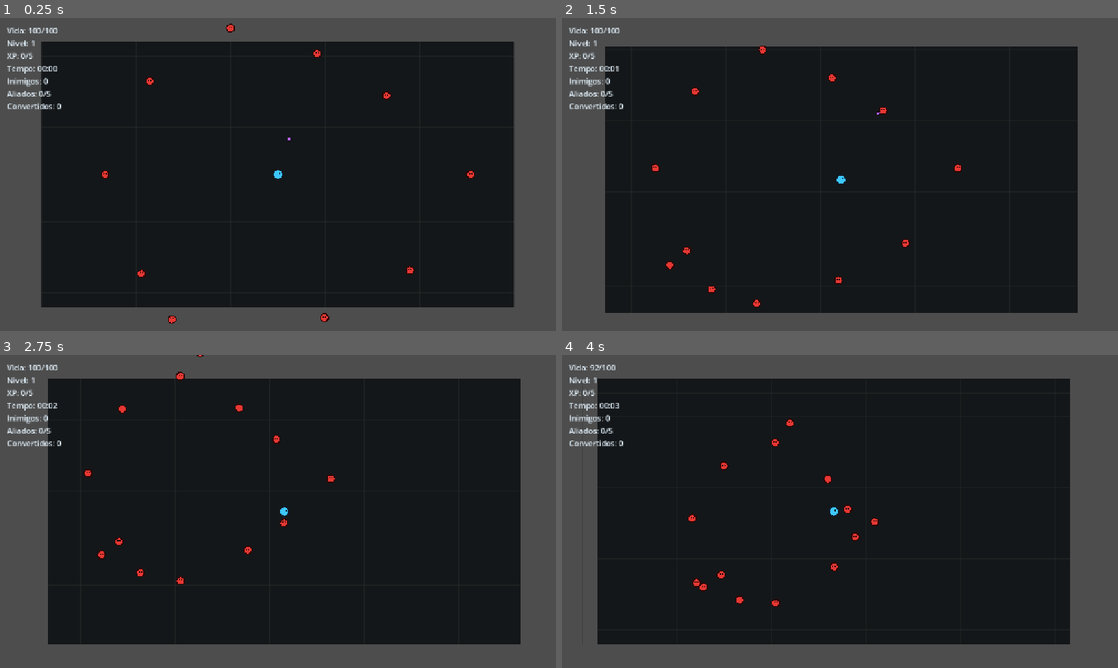
Above: before the commit, frames 1-4 (two rows, left to right).
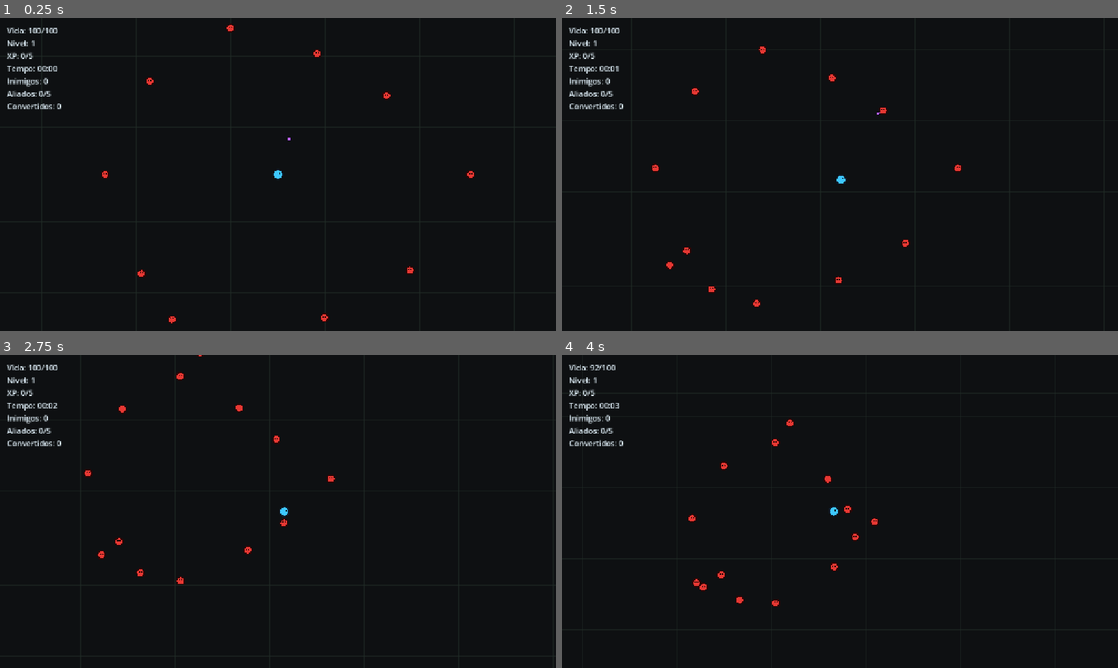
Above: after the commit, the same moments.

Repository: Hadamanthis/horde_vs
Game: Godot game, scene res://scenes/Game.tscn
Two runs of this game, one before a commit and one after it. Both use one fixed random seed, a clock stepped at 60 frames per second and the inputs below.
Inputs:
- Up to frame 1 (0.25 s): no input
- Up to frame 2 (1.5 s): hold D 0.53-1.28 s; hold 1 0.53-1.28 s; tap 2 at 0.8, 1.35 s; hold S from 1.28 s (still down)
- Up to frame 3 (2.75 s): tap 3 at 1.55 s; release S at 2.03 s; hold D from 2.03 s (still down); hold 3 from 2.03 s (still down); tap 1 at 2.3 s
- Up to frame 4 (4 s): release D at 2.78 s; release 3 at 2.78 s; hold W 2.78-3.53 s; tap 1 at 2.85 s; tap 2 at 3.05 s; hold A from 3.53 s (still down); hold 2 from 3.53 s (still down); tap 3 at 3.8 s

The runs differ from the first frame. In frame 1, 28% of the frame differs, in the area x 0-100%, y 0-100%; in frame 2, 27%; in frame 3, 28%; in frame 4, 28%.

Commit message:
Adiciona upgrades e melhora leitura visual

Diff:
--- a/scenes/Game.tscn
+++ b/scenes/Game.tscn
@@ -20,7 +20,7 @@
 offset_left = 16.0
 offset_top = 16.0
 offset_right = 320.0
-offset_bottom = 160.0
+offset_bottom = 230.0
 theme_override_colors/font_color = Color(0.9, 0.96, 1, 1)
 theme_override_font_sizes/font_size = 18
 text = "Vida: 100/100"
@@ -76,3 +76,52 @@
 text = "Nivel 2"
 horizontal_alignment = 1
 vertical_alignment = 1
+
+[node name="UpgradePanel" type="PanelContainer" parent="HUD"]
+visible = false
+anchors_preset = 8
+anchor_left = 0.5
+anchor_top = 0.5
+anchor_right = 0.5
+anchor_bottom = 0.5
+offset_left = -260.0
+offset_top = -150.0
+offset_right = 260.0
+offset_bottom = 150.0
+grow_horizontal = 2
+grow_vertical = 2
+
+[node name="Margin" type="MarginContainer" parent="HUD/UpgradePanel"]
+layout_mode = 2
+theme_override_constants/margin_left = 18
+theme_override_constants/margin_top = 18
+theme_override_constants/margin_right = 18
+theme_override_constants/margin_bottom = 18
+
+[node name="VBox" type="VBoxContainer" parent="HUD/UpgradePanel/Margin"]
+layout_mode = 2
+theme_override_constants/separation = 10
+
+[node name="Title" type="Label" parent="HUD/UpgradePanel/Margin/VBox"]
+layout_mode = 2
+theme_override_font_sizes/font_size = 22
+text = "Escolha um upgrade"
+horizontal_alignment = 1
+
+[node name="Upgrade1" type="Button" parent="HUD/UpgradePanel/Margin/VBox"]
+custom_minimum_size = Vector2(0, 58)
+layout_mode = 2
+theme_override_font_sizes/font_size = 16
+text = "1. Upgrade"
+
+[node name="Upgrade2" type="Button" parent="HUD/UpgradePanel/Margin/VBox"]
+custom_minimum_size = Vector2(0, 58)
+layout_mode = 2
+theme_override_font_sizes/font_size = 16
+text = "2. Upgrade"
+
+[node name="Upgrade3" type="Button" parent="HUD/UpgradePanel/Margin/VBox"]
+custom_minimum_size = Vector2(0, 58)
+layout_mode = 2
+theme_override_font_sizes/font_size = 16
+text = "3. Upgrade"
--- a/scripts/entities/ally.gd
+++ b/scripts/entities/ally.gd
@@ -21,12 +21,12 @@
 	player = target_player
 	game = game_node
 	slot_index = index
-	slot_count = max(count, 1)
+	slot_count = maxi(count, 1)
 
 
 func update_orbit_slot(index: int, count: int) -> void:
 	slot_index = index
-	slot_count = max(count, 1)
+	slot_count = maxi(count, 1)
 
 
 func _ready() -> void:
@@ -38,13 +38,13 @@
 		return
 
 	_orbit_time += delta * orbit_speed
-	_attack_timer = max(_attack_timer - delta, 0.0)
+	_attack_timer = maxf(_attack_timer - delta, 0.0)
 
 	# A orbita evita IA complexa e deixa a horda facil de ler ao redor do jogador.
 	var ring: int = floori(float(slot_index) / 10.0)
-	var members_in_ring: int = min(slot_count - ring * 10, 10)
+	var members_in_ring: int = mini(slot_count - ring * 10, 10)
 	var local_index: int = slot_index - ring * 10
-	var angle_step: float = TAU / max(float(members_in_ring), 1.0)
+	var angle_step: float = TAU / maxf(float(members_in_ring), 1.0)
 	var angle: float = local_index * angle_step + _orbit_time + ring * 0.55
 	var desired_position: Vector2 = player.global_position + Vector2.RIGHT.rotated(angle) * (orbit_radius + ring * 28.0)
 
--- a/scripts/entities/enemy.gd
+++ b/scripts/entities/enemy.gd
@@ -36,7 +36,7 @@
 	move_and_slide()
 
 	# Dano por contato usa distancia, nao colisao fisica, para manter o prototipo simples.
-	_contact_timer = max(_contact_timer - delta, 0.0)
+	_contact_timer = maxf(_contact_timer - delta, 0.0)
 	if to_player.length() <= contact_range and _contact_timer == 0.0:
 		if player.has_method("take_damage"):
 			player.take_damage(contact_damage)
--- a/scripts/entities/player.gd
+++ b/scripts/entities/player.gd
@@ -38,13 +38,21 @@
 	if current_health <= 0:
 		return
 
-	current_health = max(current_health - amount, 0)
+	current_health = maxi(current_health - amount, 0)
 	_hit_flash_time = 0.12
 	health_changed.emit(current_health, max_health)
 	queue_redraw()
 
 	if current_health == 0:
 		died.emit()
+
+
+func increase_max_health(amount: int) -> void:
+	# Upgrade defensivo: aumenta vida maxima e cura o mesmo valor para ser sentido na hora.
+	max_health += amount
+	current_health = mini(current_health + amount, max_health)
+	health_changed.emit(current_health, max_health)
+	queue_redraw()
 
 
 func set_control_enabled(is_enabled: bool) -> void:
--- a/scripts/entities/xp_orb.gd
+++ b/scripts/entities/xp_orb.gd
@@ -39,9 +39,9 @@
 
 
 func _draw() -> void:
-	# Cristal amarelo/verde para diferenciar recurso de inimigo e aliado.
+	# Cristal alto contraste: brilho ciano + nucleo amarelo para aparecer no chao escuro.
 	var pulse: float = 1.0 + sin(_pulse_time * 8.0) * 0.12
-	var radius: float = 5.0 * pulse
+	var radius: float = 8.0 * pulse
 	var points: PackedVector2Array = PackedVector2Array([
 		Vector2(0.0, -radius),
 		Vector2(radius * 0.8, 0.0),
@@ -58,5 +58,7 @@
 		Color(0.75, 1.0, 0.35),
 	])
 
+	draw_circle(Vector2.ZERO, radius + 5.0, Color(0.02, 0.07, 0.08, 0.82))
+	draw_circle(Vector2.ZERO, radius + 2.0, Color(0.14, 0.95, 1.0, 0.38))
 	draw_polygon(points, fill_colors)
-	draw_polyline(outline, Color(0.16, 0.24, 0.08), 1.0)
+	draw_polyline(outline, Color(0.03, 0.08, 0.04), 2.0)
--- a/scripts/game/game.gd
+++ b/scripts/game/game.gd
@@ -4,6 +4,7 @@
 signal enemy_converted(enemy_type: String, conversion_position: Vector2)
 signal xp_collected(amount: int)
 signal level_up(new_level: int)
+signal upgrade_selected(upgrade_id: String)
 signal game_lost
 
 const ENEMY_SCENE: PackedScene = preload("res://scenes/entities/Enemy.tscn")
@@ -20,6 +21,7 @@
 
 # Referencias tipadas para os nos da cena principal.
 @onready var player: Player = $Player as Player
+@onready var player_camera: Camera2D = $Player/Camera2D as Camera2D
 @onready var entities: Node2D = $Entities as Node2D
 @onready var projectiles: Node2D = $Projectiles as Node2D
 @onready var xp_orbs: Node2D = $XPOrbs as Node2D
@@ -27,30 +29,93 @@
 @onready var hint_label: Label = $HUD/Hint as Label
 @onready var game_over_label: Label = $HUD/GameOver as Label
 @onready var level_up_label: Label = $HUD/LevelUpNotice as Label
+@onready var upgrade_panel: PanelContainer = $HUD/UpgradePanel as PanelContainer
+@onready var upgrade_button_1: Button = $HUD/UpgradePanel/Margin/VBox/Upgrade1 as Button
+@onready var upgrade_button_2: Button = $HUD/UpgradePanel/Margin/VBox/Upgrade2 as Button
+@onready var upgrade_button_3: Button = $HUD/UpgradePanel/Margin/VBox/Upgrade3 as Button
 
 var enemies: Array[Enemy] = []
 var allies: Array[Ally] = []
 var active_xp_orbs: Array[Node2D] = []
+var upgrade_buttons: Array[Button] = []
+var current_upgrade_choices: Array[Dictionary] = []
+var upgrade_pool: Array[Dictionary] = [
+	{
+		"id": "orb_damage",
+		"name": "Orbe mais forte",
+		"description": "+3 dano no projetil automatico.",
+	},
+	{
+		"id": "attack_speed",
+		"name": "Ritual apressado",
+		"description": "Ataque automatico 12% mais rapido.",
+	},
+	{
+		"id": "move_speed",
+		"name": "Passo sombrio",
+		"description": "+10% velocidade de movimento.",
+	},
+	{
+		"id": "conversion_chance",
+		"name": "Chamado sombrio",
+		"description": "+10% chance de converter inimigos.",
+	},
+	{
+		"id": "ally_limit",
+		"name": "Horda maior",
+		"description": "+2 limite de aliados.",
+	},
+	{
+		"id": "ally_damage",
+		"name": "Garras da horda",
+		"description": "Aliados causam +2 dano.",
+	},
+	{
+		"id": "max_health",
+		"name": "Sangue reserva",
+		"description": "+20 vida maxima e cura 20.",
+	},
+	{
+		"id": "pickup_range",
+		"name": "Ima de almas",
+		"description": "Cristais de XP sao atraidos de mais longe.",
+	},
+]
 
 var enemies_defeated: int = 0
 var allies_converted: int = 0
 var player_level: int = 1
 var current_xp: int = 0
 var xp_to_next_level: int = 5
+var ally_damage_bonus: int = 0
+var xp_magnet_bonus: float = 0.0
 var elapsed_time: float = 0.0
 var _spawn_timer: float = 0.0
 var _attack_timer: float = 0.0
 var _level_notice_timer: float = 0.0
+var _pending_upgrade_count: int = 0
+var _is_choosing_upgrade: bool = false
 var _game_is_over: bool = false
 
 
 func _ready() -> void:
 	randomize()
+	process_mode = Node.PROCESS_MODE_ALWAYS
+	upgrade_panel.process_mode = Node.PROCESS_MODE_ALWAYS
+	upgrade_panel.visible = false
+	upgrade_buttons.append(upgrade_button_1)
+	upgrade_buttons.append(upgrade_button_2)
+	upgrade_buttons.append(upgrade_button_3)
 
 	# Sinais deixam o Player avisar o Game sem conhecer a estrutura da cena inteira.
 	player.died.connect(_on_player_died)
 	player.health_changed.connect(_on_player_health_changed)
 
+	for index in range(upgrade_buttons.size()):
+		var button: Button = upgrade_buttons[index]
+		button.process_mode = Node.PROCESS_MODE_ALWAYS
+		button.pressed.connect(_select_upgrade.bind(index))
+
 	# Comecamos com slimes ao redor do jogador para testar o loop imediatamente.
 	for index in range(initial_enemy_count):
 		_spawn_enemy(index * TAU / initial_enemy_count)
@@ -63,6 +128,10 @@
 	if Input.is_key_pressed(KEY_R):
 		get_tree().reload_current_scene()
 
+	if _is_choosing_upgrade:
+		_process_upgrade_shortcuts()
+		return
+
 	# Depois da derrota, apenas o atalho de reinicio continua ativo.
 	if _game_is_over:
 		return
@@ -70,7 +139,7 @@
 	elapsed_time += delta
 	_spawn_timer -= delta
 	_attack_timer -= delta
-	_level_notice_timer = max(_level_notice_timer - delta, 0.0)
+	_level_notice_timer = maxf(_level_notice_timer - delta, 0.0)
 	level_up_label.visible = _level_notice_timer > 0.0
 
 	if _spawn_timer <= 0.0 and enemies.size() < max_enemies:
@@ -133,6 +202,9 @@
 	var orb: Node2D = XP_ORB_SCENE.instantiate() as Node2D
 	orb.global_position = spawn_position
 	orb.call("setup", player, amount)
+	if xp_magnet_bonus > 0.0:
+		var magnet_radius: float = float(orb.get("magnet_radius"))
+		orb.set("magnet_radius", magnet_radius + xp_magnet_bonus)
 	orb.connect("collected", Callable(self, "_on_xp_orb_collected"))
 	xp_orbs.add_child(orb)
 	active_xp_orbs.append(orb)
@@ -159,6 +231,7 @@
 	# O aliado nasce no ponto da morte para vender visualmente a conversao.
 	var ally: Ally = ALLY_SCENE.instantiate() as Ally
 	ally.global_position = spawn_position
+	ally.attack_damage += ally_damage_bonus
 	entities.add_child(ally)
 	allies.append(ally)
 	ally.setup(player, self, allies.size() - 1, allies.size())
@@ -188,7 +261,106 @@
 	xp_to_next_level = int(ceil(float(xp_to_next_level) * 1.35 + 3.0))
 	level_up_label.text = "Nivel %d" % player_level
 	_level_notice_timer = 1.4
+	_pending_upgrade_count += 1
 	level_up.emit(player_level)
+
+	if not _is_choosing_upgrade:
+		_open_upgrade_choices()
+
+
+func _open_upgrade_choices() -> void:
+	# Durante a escolha, pausamos a simulacao para o jogador decidir sem ser punido.
+	_is_choosing_upgrade = true
+	get_tree().paused = true
+	player.set_control_enabled(false)
+
+	current_upgrade_choices = _roll_upgrade_choices(3)
+	for index in range(upgrade_buttons.size()):
+		var upgrade: Dictionary = current_upgrade_choices[index]
+		var button: Button = upgrade_buttons[index]
+		button.text = "%d. %s\n%s" % [
+			index + 1,
+			String(upgrade["name"]),
+			String(upgrade["description"]),
+		]
+
+	upgrade_panel.visible = true
+	hint_label.text = "Escolha um upgrade com clique ou teclas 1/2/3"
+
+
+func _roll_upgrade_choices(amount: int) -> Array[Dictionary]:
+	var available_upgrades: Array[Dictionary] = []
+	var choices: Array[Dictionary] = []
+
+	for upgrade in upgrade_pool:
+		available_upgrades.append(upgrade)
+
+	while choices.size() < amount and available_upgrades.size() > 0:
+		var chosen_index: int = randi_range(0, available_upgrades.size() - 1)
+		choices.append(available_upgrades[chosen_index])
+		available_upgrades.remove_at(chosen_index)
+
+	return choices
+
+
+func _process_upgrade_shortcuts() -> void:
+	if Input.is_key_pressed(KEY_1):
+		_select_upgrade(0)
+	elif Input.is_key_pressed(KEY_2):
+		_select_upgrade(1)
+	elif Input.is_key_pressed(KEY_3):
+		_select_upgrade(2)
+
+
+func _select_upgrade(choice_index: int) -> void:
+	if not _is_choosing_upgrade or choice_index >= current_upgrade_choices.size():
+		return
+
+	var upgrade: Dictionary = current_upgrade_choices[choice_index]
+	var upgrade_id: String = String(upgrade["id"])
+	_apply_upgrade(upgrade_id)
+	upgrade_selected.emit(upgrade_id)
+
+	_pending_upgrade_count = maxi(_pending_upgrade_count - 1, 0)
+	if _pending_upgrade_count > 0:
+		_open_upgrade_choices()
+		return
+
+	_is_choosing_upgrade = false
+	current_upgrade_choices.clear()
+	upgrade_panel.visible = false
+	hint_label.text = "WASD/setas movem. Ataque automatico. R reinicia."
+	player.set_control_enabled(true)
+	get_tree().paused = false
+	_update_hud()
+
+
+func _apply_upgrade(upgrade_id: String) -> void:
+	match upgrade_id:
+		"orb_damage":
+			player.projectile_damage += 3
+		"attack_speed":
+			player.attack_interval = maxf(player.attack_interval * 0.88, 0.35)
+		"move_speed":
+			player.speed *= 1.1
+		"conversion_chance":
+			conversion_chance = minf(conversion_chance + 0.1, 0.75)
+		"ally_limit":
+			ally_limit += 2
+			_refresh_ally_orbits()
+		"ally_damage":
+			ally_damage_bonus += 2
+			for ally in allies:
+				if is_instance_valid(ally):
+					ally.attack_damage += 2
+		"max_health":
+			player.increase_max_health(20)
+		"pickup_range":
+			xp_magnet_bonus += 40.0
+			for orb in active_xp_orbs:
+				if is_instance_valid(orb):
+					var magnet_radius: float = float(orb.get("magnet_radius"))
+					orb.set("magnet_radius", magnet_radius + 40.0)
 
 
 func _refresh_ally_orbits() -> void:
@@ -201,6 +373,7 @@
 
 func _on_player_died() -> void:
 	_game_is_over = true
+	get_tree().paused = false
 	player.set_control_enabled(false)
 	_clear_hostile_nodes_after_defeat()
 	game_lost.emit()
@@ -249,22 +422,30 @@
 
 
 func _draw() -> void:
-	# O fundo e desenhado por codigo para termos um mapa legivel antes da arte final.
+	# O fundo acompanha a camera e considera o zoom; assim nao sobra borda cinza na tela.
 	var viewport_rect: Rect2 = get_viewport_rect()
 	var camera_center: Vector2 = Vector2.ZERO
-	if is_instance_valid(player):
+	var visible_size: Vector2 = viewport_rect.size
+	if is_instance_valid(player_camera):
+		camera_center = player_camera.get_screen_center_position()
+		visible_size = Vector2(
+			viewport_rect.size.x / player_camera.zoom.x,
+			viewport_rect.size.y / player_camera.zoom.y
+		)
+	elif is_instance_valid(player):
 		camera_center = player.global_position
 
-	var top_left: Vector2 = camera_center - viewport_rect.size * 0.5
-
-	draw_rect(Rect2(top_left, viewport_rect.size), Color(0.08, 0.09, 0.1), true)
-
-	var grid_color: Color = Color(0.16, 0.18, 0.17, 0.45)
+	visible_size += Vector2(256.0, 256.0)
+	var top_left: Vector2 = camera_center - visible_size * 0.5
+
+	draw_rect(Rect2(top_left, visible_size), Color(0.055, 0.065, 0.07), true)
+
+	var grid_color: Color = Color(0.13, 0.17, 0.15, 0.55)
 	var grid_size: float = 64.0
 	var start_x: float = floorf(top_left.x / grid_size) * grid_size
-	var end_x: float = top_left.x + viewport_rect.size.x
+	var end_x: float = top_left.x + visible_size.x
 	var start_y: float = floorf(top_left.y / grid_size) * grid_size
-	var end_y: float = top_left.y + viewport_rect.size.y
+	var end_y: float = top_left.y + visible_size.y
 
 	var x: float = start_x
 	while x <= end_x:
Not shown, changed: SPRINTS.md
